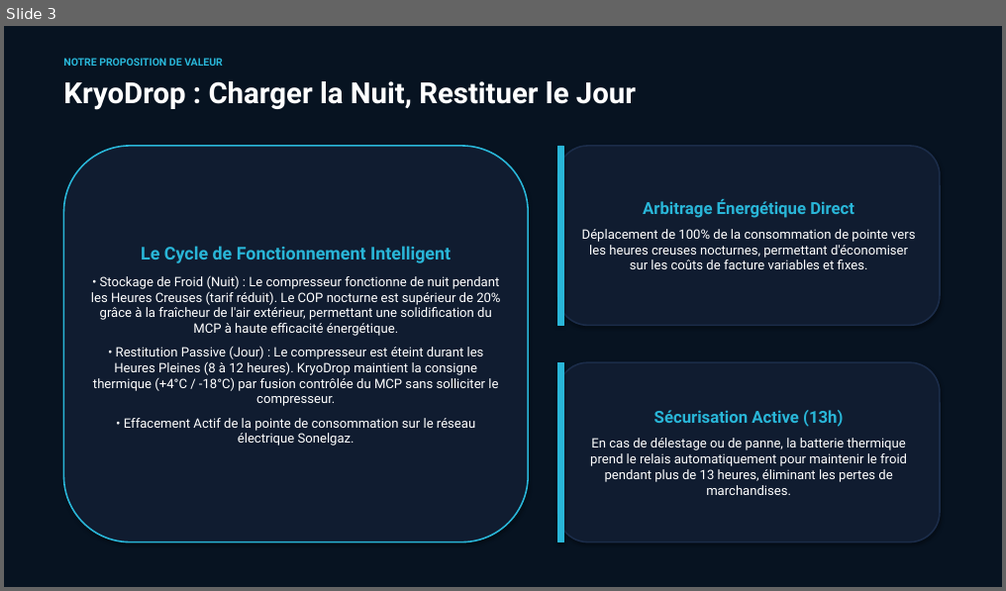
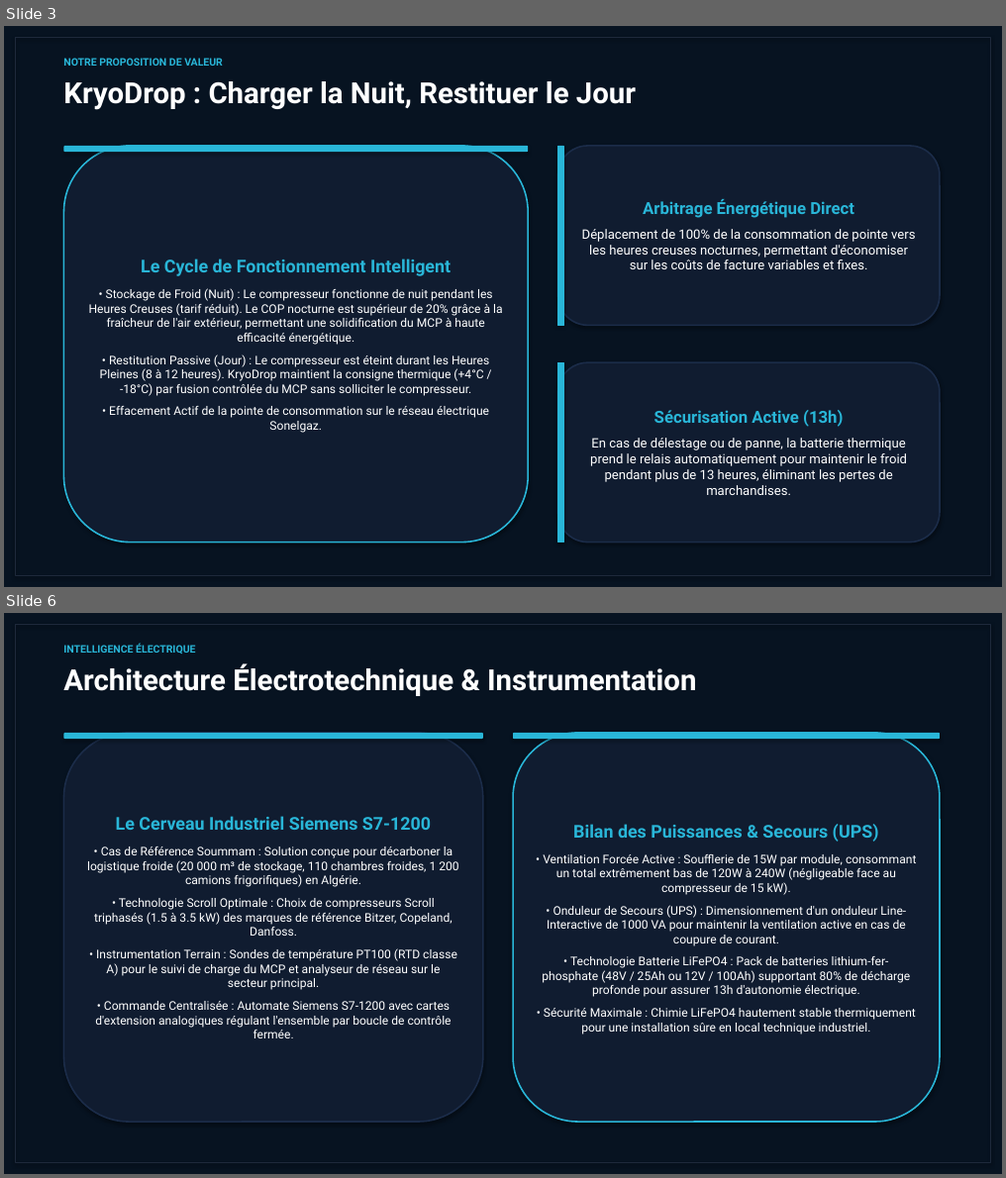
Before and after one commit to Islem-dev31/mcp-tes-simulator, a slide deck: kryodrop_pitch_deck.pptx. Shown one above the other, each under a label of ours: slide 3 before the commit, slides 3 and 6 after it; the slides between them are not shown. The pictures are 1006x591 and 1006x1178 pixels, drawn with LibreOffice and Linux fonts; fonts in the diff are those of the drawing. Boxes give left, top, right and bottom in pixels: in the first picture for what was removed or moved away, otherwise in the second. Text is boxed around its words. In the diff, an @@ line names an element or a change of style, - is before the commit and + after.

```diff
--- a/kryodrop_pitch_deck.pptx
+++ b/kryodrop_pitch_deck.pptx
@@ slide 6 added at (x1=4, y1=613, x2=1002, y2=1174), background #071321 @@
@@ rectangle added at (x1=15, y1=624, x2=991, y2=1163), outline #1E293B 1.5 pt @@
@@ text added at (x1=63, y1=644, x2=195, y2=654), 10 pt, text #29B6D8, bold @@
+INTELLIGENCE ÉLECTRIQUE
@@ text added at (x1=63, y1=663, x2=696, y2=696), 28 pt, text #FFFFFF, bold @@
+Architecture Électrotechnique & Instrumentation
@@ rounded rectangle added at (x1=63, y1=733, x2=483, y2=1122), fill #101C30, outline #1B2C49 1.5 pt @@
@@ rounded rectangle added at (x1=63, y1=733, x2=483, y2=739), fill #29B6D8 @@
@@ rounded rectangle added at (x1=513, y1=733, x2=940, y2=1122), fill #101C30, outline #29B6D8 1.5 pt @@
@@ rounded rectangle added at (x1=513, y1=733, x2=940, y2=739), fill #29B6D8 @@
@@ text added at (x1=87, y1=816, x2=458, y2=1039), 11.5 pt, text #FFFFFF @@
+Le Cerveau Industriel Siemens S7-1200
+• Cas de Référence Soummam : Solution conçue pour décarboner la logistique froide (20 000 m³ de stockage, 110 chambres froides, 1 200 camions frigorifiques) en Algérie.
+• Technologie Scroll Optimale : Choix de compresseurs Scroll triphasés (1.5 à 3.5 kW) des marques de référence Bitzer, Copeland, Danfoss.
+• Instrumentation Terrain : Sondes de température PT100 (RTD classe A) pour le suivi de charge du MCP et analyseur de réseau sur le secteur principal.
+• Commande Centralisée : Automate Siemens S7-1200 avec cartes d'extension analogiques régulant l'ensemble par boucle de contrôle fermée.
@@ text added at (x1=542, y1=824, x2=916, y2=1035), 11.5 pt, text #FFFFFF @@
+Bilan des Puissances & Secours (UPS)
+• Ventilation Forcée Active : Soufflerie de 15W par module, consommant un total extrêmement bas de 120W à 240W (négligeable face au compresseur de 15 kW).
+• Onduleur de Secours (UPS) : Dimensionnement d'un onduleur Line-Interactive de 1000 VA pour maintenir la ventilation active en cas de coupure de courant.
+• Technologie Batterie LiFePO4 : Pack de batteries lithium-fer-phosphate (48V / 25Ah ou 12V / 100Ah) supportant 80% de décharge profonde pour assurer 13h d'autonomie électrique.
+• Sécurité Maximale : Chimie LiFePO4 hautement stable thermiquement pour une installation sûre en local technique industriel.
@@ slide 3 changed as well @@
@@ rectangle added at (x1=15, y1=37, x2=991, y2=576), outline #1E293B 1.5 pt @@
@@ rounded rectangle added at (x1=63, y1=146, x2=528, y2=152), fill #29B6D8 @@
@@ text at (x1=89, y1=288, x2=502, y2=433): size 12.5 to 11.5 pt @@
```
Also in this commit, not shown: 6 other slides changed, 2 other slides added, 1 slide removed, 8 other files.
